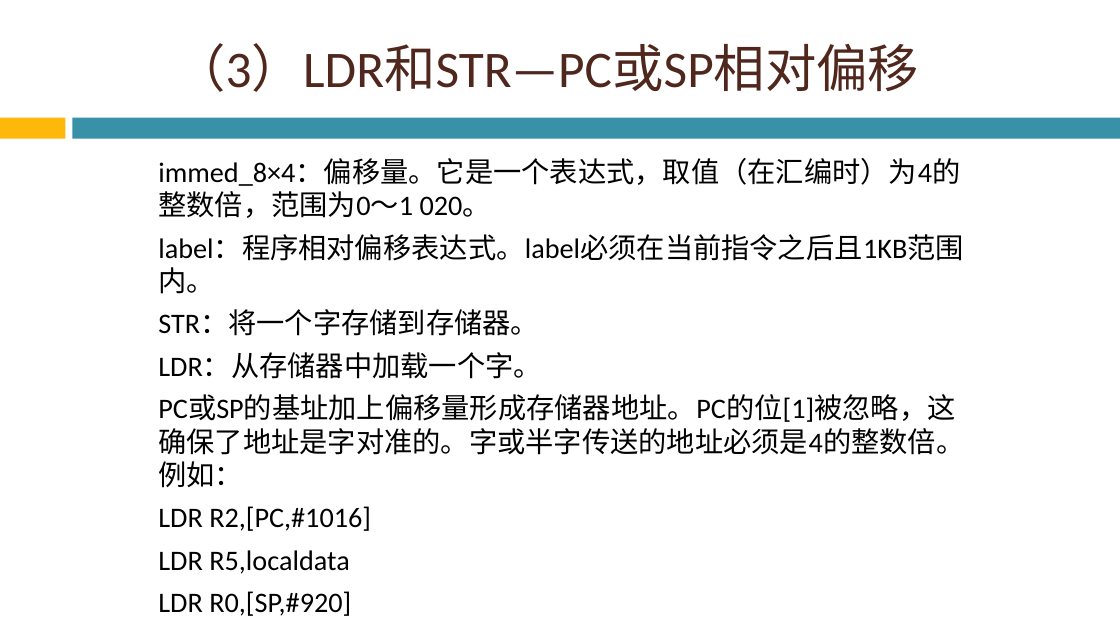
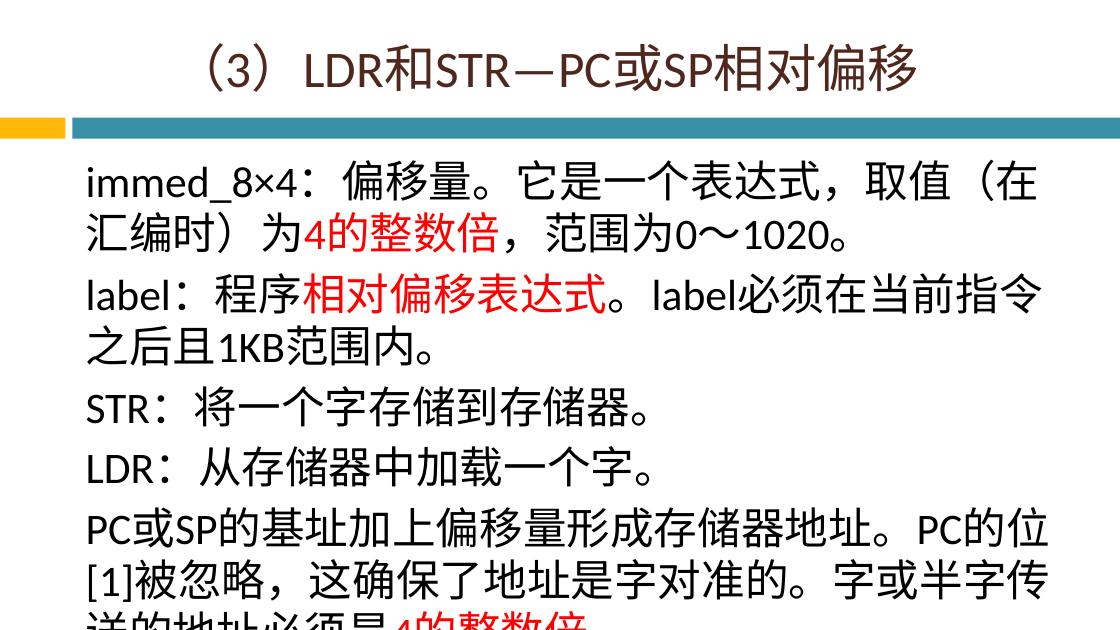
Before and after one commit to Chencao0928/ARM, a slide deck: slide 75 of 第3章 ARM指令系统/第3章 ARM指令系统.pptx (slide 73 before the commit). Drawn at 1120x630 pixels with LibreOffice and Linux fonts; fonts in the diff are those of the drawing; background and template pictures are left out. Boxes give left, top, right and bottom in pixels: in the first picture for what was removed or moved away, otherwise in the second. Text is boxed around its words. In the diff, an @@ line names an element or a change of style, - is before the commit and + after.

```diff
--- a/第3章 ARM指令系统/第3章 ARM指令系统.pptx
+++ b/第3章 ARM指令系统/第3章 ARM指令系统.pptx
@@ text "immed_8×4：偏移量。它是一个表达式，取值（在汇编时）为4的整数倍，范围为0～1020。": place and size @@
-text "immed_8×4：偏移量。它是一个表达式，取值（在汇编时）为4的整数倍，范围为0～1020。" at box(158, 158, 964, 574)
+text "immed_8×4：偏移量。它是一个表达式，取值（在汇编时）为4的整数倍，范围为0～1020。" at box(86, 161, 1051, 602)
@@ text at box(86, 161, 1040, 254): text changed; size 24.2 to 37.4 pt @@
-immed_8×4：偏移量。它是一个表达式，取值（在汇编时）为4的整数倍，范围为0～1 020。
+immed_8×4：偏移量。它是一个表达式，取值（在汇编时）为4的整数倍，范围为0～1020。
@@ text at box(86, 274, 1043, 487): size 24.2 to 37.4 pt in "label：程序相对偏移表达式。label必须在当前指令之后且1KB范围内。", "STR：将一个字存储到存储器。", "LDR：从存储器中加载一个字。"; text colour #000000 to #FF0000 in "label：程序相对偏移表达式。label必须在当前指令之后且1KB范围内。" @@
@@ text at box(86, 508, 1051, 602): text changed; size 24.2 to 37.4 pt @@
-PC或SP的基址加上偏移量形成存储器地址。PC的位[1]被忽略，这确保了地址是字对准的。字或半字传送的地址必须是4的整数倍。例如：
-LDR R2,[PC,#1016]
-LDR R5,localdata
-LDR R0,[SP,#920]
-STR Rl,[SP,#20]
+PC或SP的基址加上偏移量形成存储器地址。PC的位[1]被忽略，这确保了地址是字对准的。字或半字传送的地址必须是4的整数倍。
```
Also in this commit, not shown: 62 other slides changed, 3 slides added.
